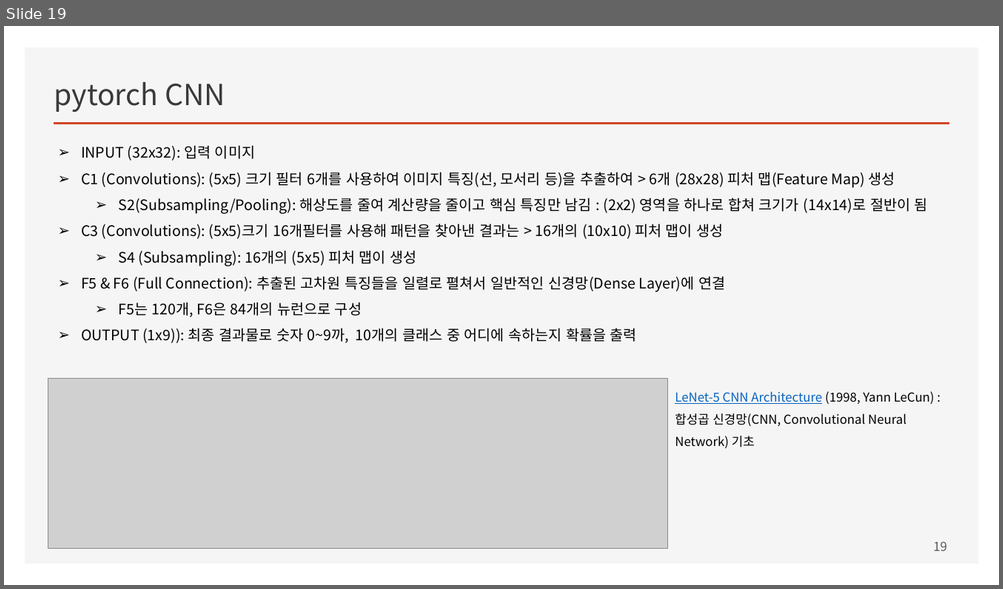
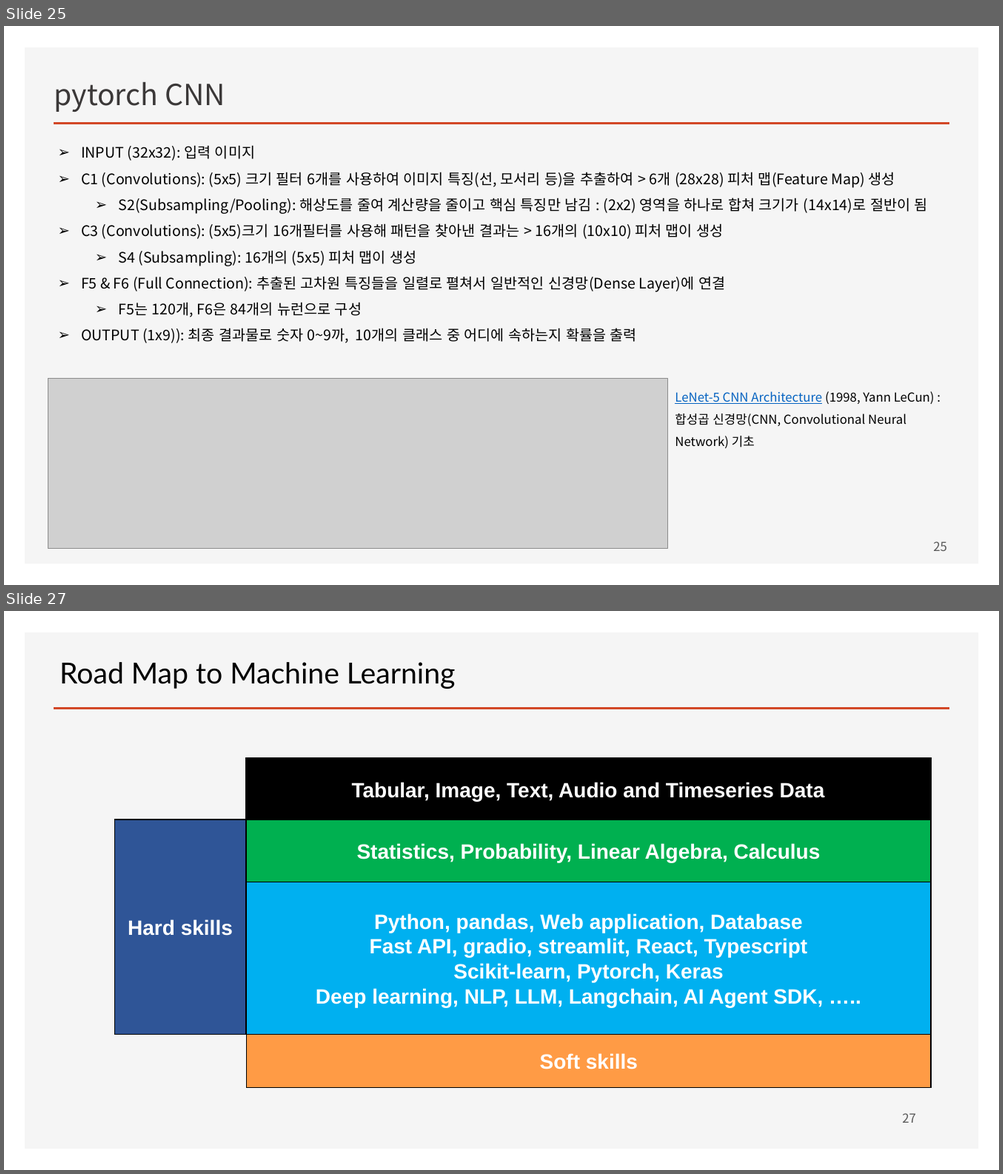
Before and after one commit to ancestor9/mathematics-for-machine-learning, a slide deck: Linear_Algebra/w5_03_Deep_Learning_with_pytorch.pptx. Shown one above the other, each under a label of ours: slide 19 before the commit, slides 25 and 27 after it; the slides between them are not shown. The pictures are 1003x589 and 1003x1174 pixels, drawn with LibreOffice and Linux fonts; fonts in the diff are those of the drawing; grey boxes stand for pictures; background and template pictures are left out. Boxes give left, top, right and bottom in pixels: in the first picture for what was removed or moved away, otherwise in the second. Text is boxed around its words. In the diff, an @@ line names an element or a change of style, - is before the commit and + after.

```diff
--- a/Linear_Algebra/w5_03_Deep_Learning_with_pytorch.pptx
+++ b/Linear_Algebra/w5_03_Deep_Learning_with_pytorch.pptx
@@ slide 27 added at (4, 611, 999, 1170), background #FFFFFF; not listed: 2 template elements that a slide beside it also shows @@
@@ text added at (60, 662, 455, 689), 28 pt, text #000000 @@
+Road Map to Machine Learning
@@ rectangle added at (246, 758, 930, 820), fill #000000, outline #000000 1 pt, 20 pt, text #FFFFFF, bold @@
+Tabular, Image, Text, Audio and Timeseries Data
@@ rectangle added at (114, 820, 246, 1035), fill #2F5597, outline #000000 1 pt, 20 pt, text #FFFFFF, bold @@
+Hard skills
@@ rectangle added at (247, 820, 930, 883), fill #00B050, outline #000000 1 pt, 20 pt, text #FFFFFF, bold @@
+Statistics, Probability, Linear Algebra, Calculus
@@ rectangle added at (247, 883, 930, 1035), fill #00B0F0, outline #000000 1 pt, 20 pt, text #FFFFFF, bold @@
+Python, pandas, Web application, Database
+Fast API, gradio, streamlit, React, Typescript
+Scikit-learn, Pytorch, Keras
+Deep learning, NLP, LLM, Langchain, AI Agent SDK, …..
@@ rectangle added at (247, 1035, 930, 1088), fill #FF9B45, outline #000000 1 pt, 20 pt, text #FFFFFF, bold @@
+Soft skills
@@ page number added at (902, 1113, 916, 1123), 12 pt, text #595959 @@
+27
@@ what was slide 19 is now slide 25 @@
@@ page number at (933, 542, 947, 551): text changed @@
-19
+25
```
Also in this commit, not shown: 1 slide changed, 9 other slides added, 1 slide removed, 2 other files.
